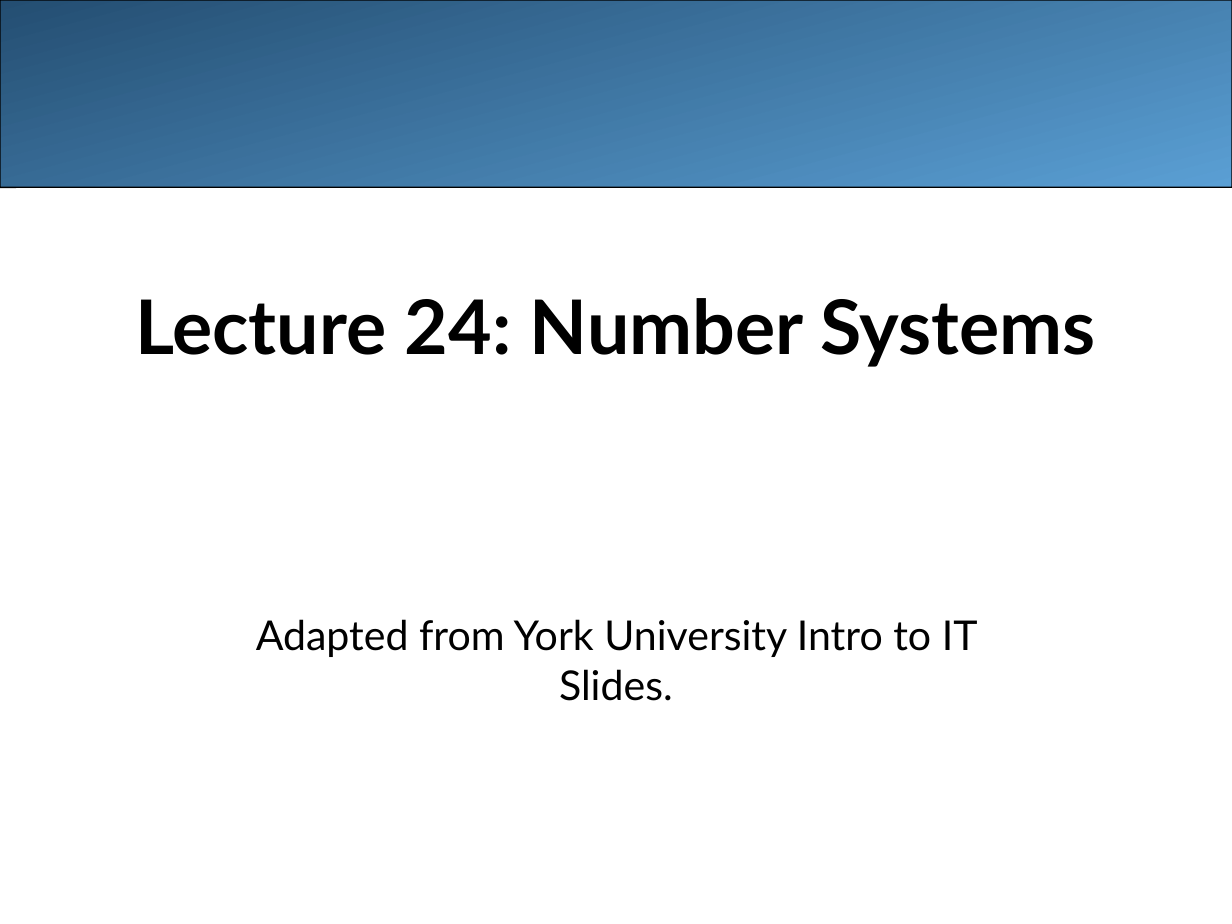
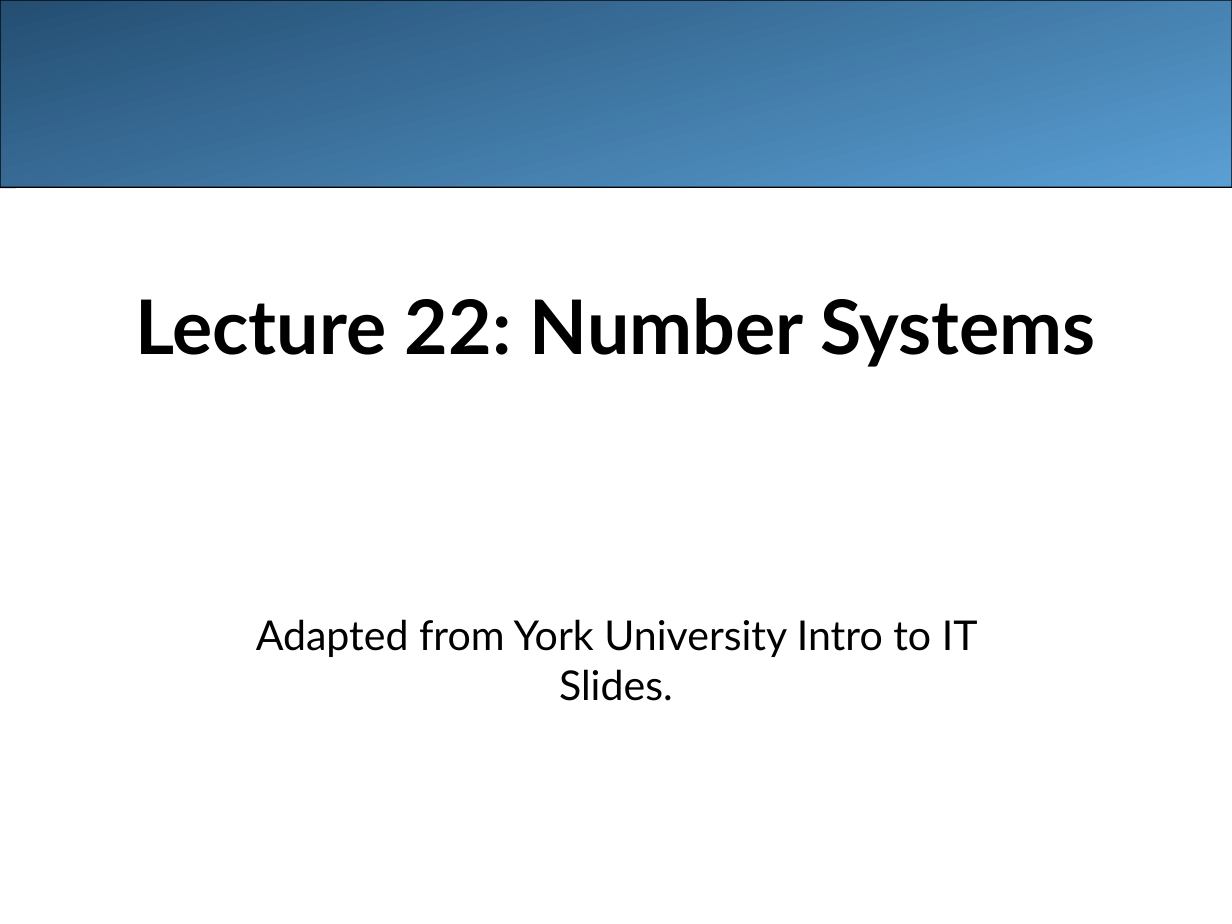
Before and after one commit to LongBaoNguyen/longbaonguyen.github.io, a slide deck: slide 1 of courses/apcsa/lecture22.ppt. Drawn at 1232x924 pixels with LibreOffice and Linux fonts; fonts in the diff are those of the drawing. Boxes give left, top, right and bottom in pixels: in the first picture for what was removed or moved away, otherwise in the second. Text is boxed around its words. In the diff, an @@ line names an element or a change of style, - is before the commit and + after.

```diff
--- a/courses/apcsa/lecture22.ppt
+++ b/courses/apcsa/lecture22.ppt
@@ title at <box>135,298,1095,367</box>: text changed @@
-Lecture 24: Number Systems
+Lecture 22: Number Systems
```
Also in this commit, not shown: 28 slides added, 21 slides removed, 1 other file.
